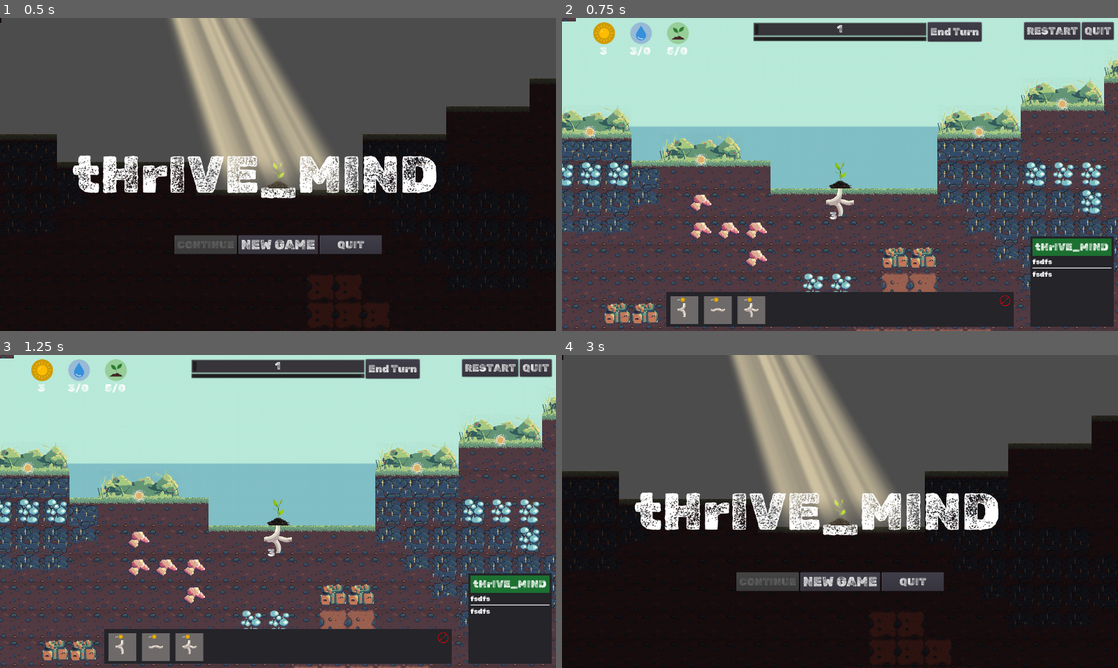
Above: before the commit, frames 1-4 (two rows, left to right).
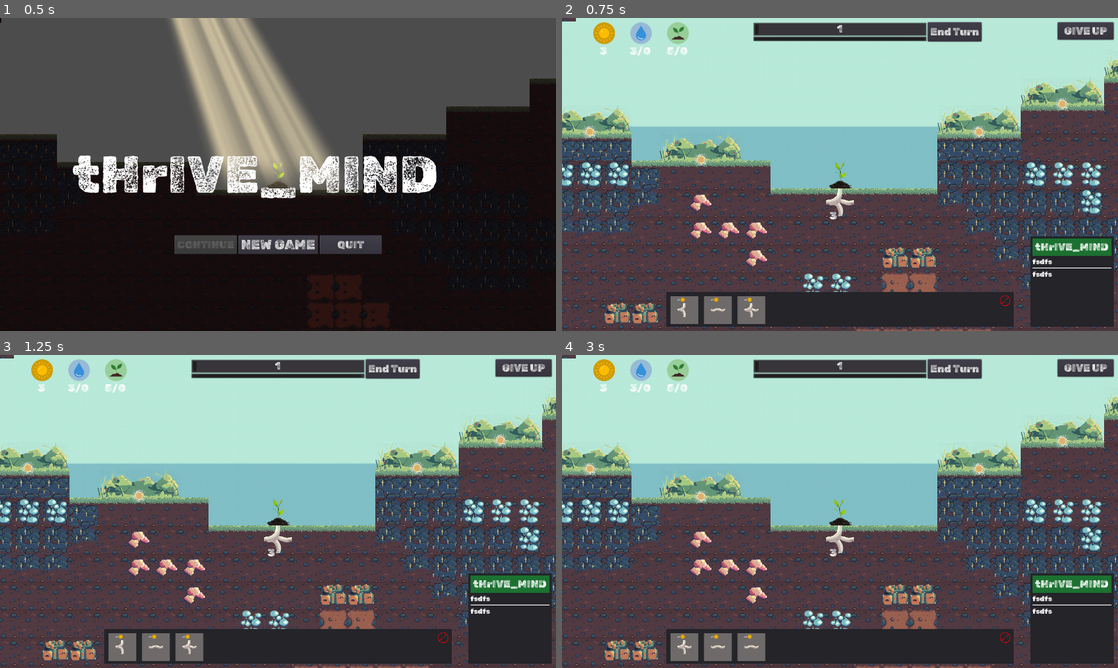
Above: after the commit, the same moments.

Repository: Gouellie/Roots
Game: Godot game, scene res://src/screens/main_menu.tscn
The game is run twice, just before and just after one commit, with the same random seed, the same clock (stepped at 60 frames per second) and the same inputs.
Inputs (mouse positions are in pixels of both pictures, inside the frame that each line leads up to):
- Up to frame 1 (0.5 s): no input
- Up to frame 2 (0.75 s): click "NEW GAME" at 0.5 s
- Up to frame 3 (1.25 s): no input
- Up to frame 4 (3 s): click (1051, 367) at 1.25 s, where only the run before the commit has a clickable "RESTART"; click (1084, 367) at 2 s, where only the run after the commit has a clickable "GIVE UP"; click (840, 517) at 2.75 s, where only the run after the commit has a clickable "RETRY"

Frame 1 is identical in both runs. In frame 2, 0.5% of the frame differs, in the area x 83-99%, y 1-8%; in frame 3, 0.5%; in frame 4, 95%, in the area x 0-100%, y 0-100%.

Commit message:
Added Give up Button
Replaced Retry/Quit button by a give up button that shows up the game over screen.

Diff:
--- a/src/ui/gui.gd
+++ b/src/ui/gui.gd
@@ -22,5 +22,5 @@
 	get_tree().reload_current_scene()
 
 
-func _on_Button_Tick_pressed() -> void:
-	Events.emit_signal("tick")
+func _on_Button_GiveUp_pressed() -> void:
+	control_game_over.visible = true
--- a/src/ui/gui.tscn
+++ b/src/ui/gui.tscn
@@ -56,22 +56,12 @@
 margin_bottom = 710.0
 mouse_filter = 2
 
-[node name="VBoxContainer" type="HBoxContainer" parent="Margin/Control"]
+[node name="Button_GiveUp" type="Button" parent="Margin/Control"]
 anchor_left = 1.0
 anchor_right = 1.0
-margin_left = -206.0
+margin_left = -129.0
 margin_bottom = 40.0
-
-[node name="Button_Retry" type="Button" parent="Margin/Control/VBoxContainer"]
-margin_right = 129.0
-margin_bottom = 40.0
-text = "RESTART"
-
-[node name="Button_Quit" type="Button" parent="Margin/Control/VBoxContainer"]
-margin_left = 133.0
-margin_right = 206.0
-margin_bottom = 40.0
-text = "QUIT"
+text = "GIVE UP"
 
 [node name="Control_Tilebox" type="Control" parent="Margin"]
 margin_left = 10.0
@@ -161,7 +151,6 @@
 margin_right = 192.0
 margin_bottom = 224.0
 
-[connection signal="pressed" from="Margin/Control/VBoxContainer/Button_Retry" to="." method="_on_Button_Retry_pressed"]
-[connection signal="pressed" from="Margin/Control/VBoxContainer/Button_Quit" to="." method="_on_Button_Quit_pressed"]
+[connection signal="pressed" from="Margin/Control/Button_GiveUp" to="." method="_on_Button_GiveUp_pressed"]
 [connection signal="pressed" from="Control_GameOver/Panel/CenterContainer/VBoxContainer/Button_Retry" to="." method="_on_Button_Retry_pressed"]
 [connection signal="pressed" from="Control_GameOver/Panel/CenterContainer/VBoxContainer/Button_Quit" to="." method="_on_Button_Quit_pressed"]
